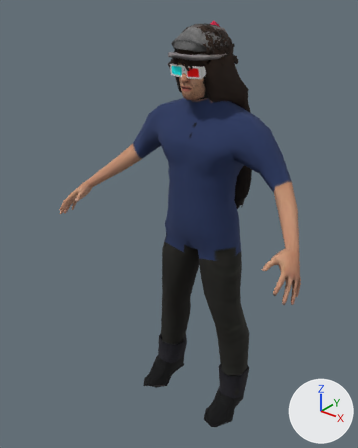
Renders of the glTF model examples/character-generator/res/models/characters/hero.glb from each side of a commit.
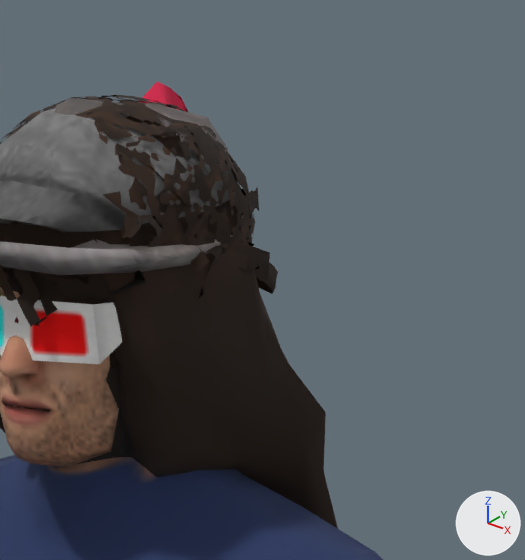
There are two pictures of each version: one whole from a 50 mm lens placed at (1.22, -1.582, 1.99), pointed at (-0.062, 0.02, 0.997), one close up on the part from 51% to 81% of the width and 1% to 27% of the height. The axes (+X, +Y, +Z) are drawn at lower right. The lights are the same throughout. The older version's two pictures come first. Vertices at exactly the same position are counted once.
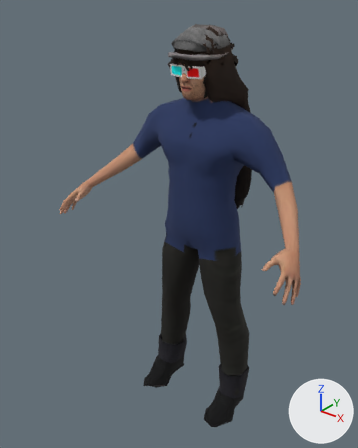
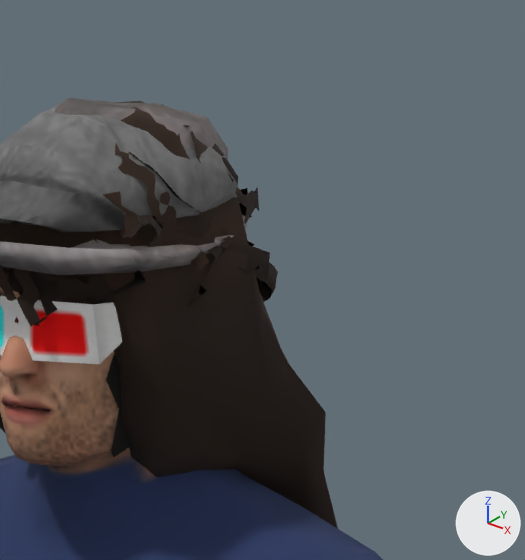
Boxes [x1, y1, x2, y2] around the edits, measured in the close-ups (525 x 560 px):
'Mesh', reshaped
    before: [0, 82, 383, 560]
    after: [0, 98, 383, 560]
part 1 of me_mesh_0, cut back (mostly hidden afterwards)
    before: [0, 82, 255, 465]
    after: [28, 116, 266, 368]
part 2 of me_mesh_0, recoloured
    before: [258, 284, 274, 294]
    after: [259, 288, 272, 302]

The change, as a diff of the scene's bpy script:
```diff
--- a/examples/character-generator/res/models/characters/hero.glb.py
+++ b/examples/character-generator/res/models/characters/hero.glb.py
@@ me_mesh_0 @@
 # used by ob_mesh; location = (0.0, 0.0, 0.0)
-me_mesh_0.from_pydata(...)  # 5981 vertices, 11874 faces; spans x -0.62..0.62, y -0.25..0.29, z -0.02..1.86
+me_mesh_0.from_pydata(...)  # 4479 vertices, 9019 faces; spans x -0.62..0.62, y -0.25..0.29, z -0.02..1.85
+# me_mesh_0 part 1: 95 vertices moved within x -0.09..0.08, y -0.02..0.2, z 1.64..1.83; 1421 vertices removed from x -0.12..0.11, y -0.02..0.25, z 1.57..1.86; 60 vertices added at x -0.12..0.12, y -0.01..0.2, z 1.68..1.82
+# me_mesh_0 part 2: 3 faces spanning x 0.05..0.09, y 0.19..0.23, z 1.67..1.7 switch from mat_hair_opt_hair_messy to mat_hair_opth_hair_messy
+# other edits to the shape of me_mesh_0 do not show in these pictures
 me_mesh_0.materials.append(mat_skin)
@@ me_mesh_0 @@
 me_mesh_0.materials.append(mat_hair_opt_hair_short1)
-me_mesh_0.materials.append(mat_hair_opt_hair_short4)
-me_mesh_0.materials.append(mat_hair_opt_hair_afro)
 me_mesh_0.materials.append(mat_hair_opt_hair_long)
@@ me_mesh_0 @@
 me_mesh_0.materials.append(mat_cloth_opt_head_fedora)
-me_mesh_0.materials.append(mat_cloth_opt_head_santa)  # picture img_opt_head_santa
 me_mesh_0.materials.append(mat_hair_opt_face_glasses1)
-me_mesh_0.materials.append(mat_hair_opt_face_roundglasses)
 me_mesh_0.materials.append(mat_hair_opt_face_shades)
@@ me_mesh_0 @@
 me_mesh_0.materials.append(mat_hair_opth_hair_short1)
-me_mesh_0.materials.append(mat_hair_opth_hair_short4)
-me_mesh_0.materials.append(mat_hair_opth_hair_afro)
 me_mesh_0.materials.append(mat_hair_opth_hair_long)
```
